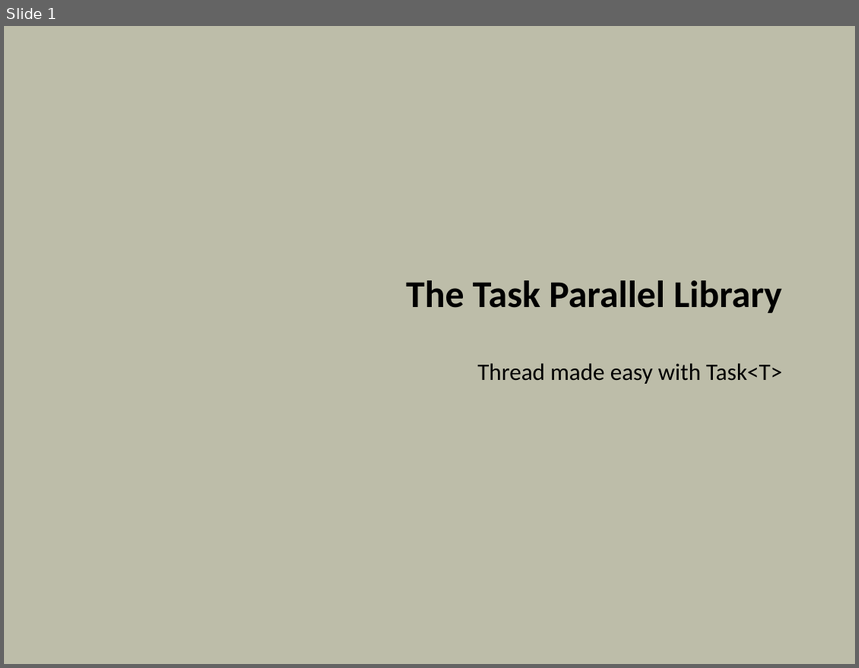
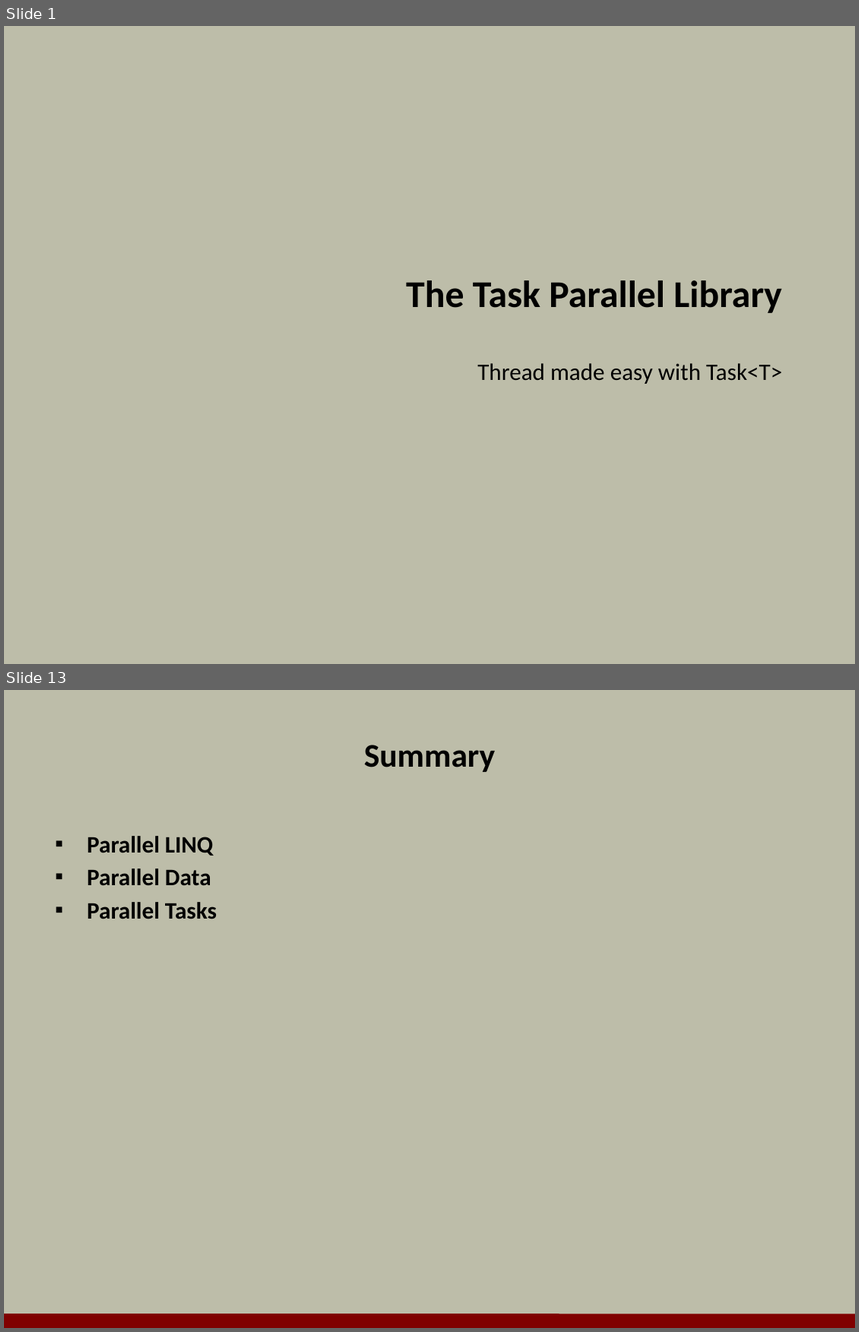
Before and after one commit to OdeToCode/classes, a slide deck: linq/slides/13_TPL.pptx. Shown one above the other, each under a label of ours: slide 1 before the commit, slides 1 and 13 after it; the slides between them are not shown. The pictures are 859x668 and 859x1332 pixels, drawn with LibreOffice and Linux fonts; fonts in the diff are those of the drawing; background and template pictures are left out. Boxes give left, top, right and bottom in pixels: in the first picture for what was removed or moved away, otherwise in the second. Text is boxed around its words. In the diff, an @@ line names an element or a change of style, - is before the commit and + after.

```diff
--- a/linq/slides/13_TPL.pptx
+++ b/linq/slides/13_TPL.pptx
@@ slide 13 added at box(4, 690, 855, 1328), background #BDBDA9 @@
@@ title added at box(364, 745, 495, 772), 28 pt, text #000000, bold @@
+Summary
@@ text added at box(87, 836, 217, 920), 20 pt, text #000000, bold @@
+▪ Parallel LINQ
+▪ Parallel Data
+▪ Parallel Tasks
@@ line added from (4, 1321) to (855, 1322), #800000 12 pt @@
```
Also in this commit, not shown: 1 slide changed, 10 other slides added, 25 slides removed.
